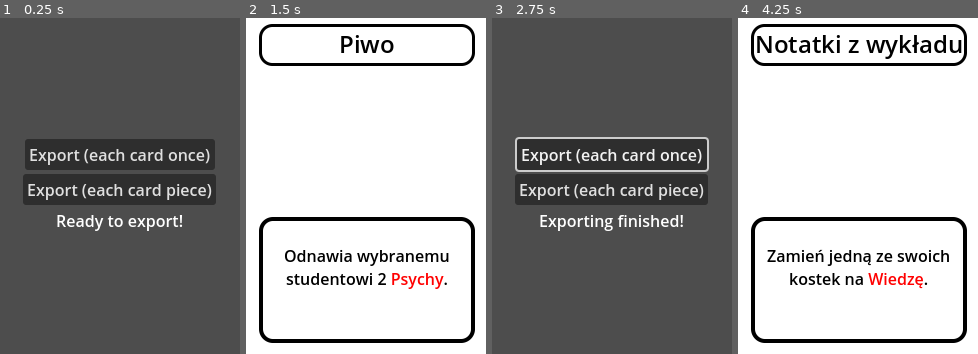
Above: before the commit, frames 1-4 (left to right).
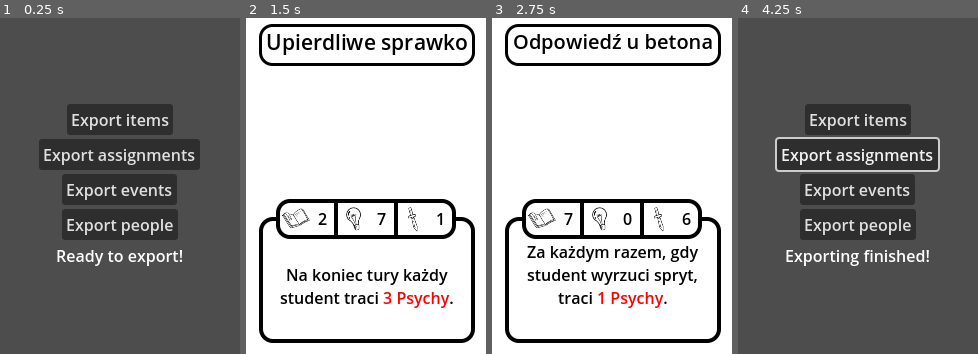
Above: after the commit, the same moments.

Repository: Kris0211/card_gen
Game: Godot game, scene res://Main.tscn
Two runs of this game, one before a commit and one after it. Both use one fixed random seed, a clock stepped at 60 frames per second and the inputs below.
Inputs (mouse positions are in pixels of both pictures, inside the frame that each line leads up to):
- Up to frame 1 (0.25 s): no input
- Up to frame 2 (1.5 s): click (366, 155) at 0.5 s, where only the run before the commit has a clickable "Export (each card once)"; click "Export (each card piece)" (after the commit: "Export items") at 1.25 s
- Up to frame 3 (2.75 s): click (612, 155) at 2 s, where only the run after the commit has a clickable "Export assignments"
- Up to frame 4 (4.25 s): click (858, 189) at 2.75 s, where only the run after the commit has a clickable "Export events"; click (858, 222) at 3.5 s, where only the run after the commit has a clickable "Export people"

The runs differ from the first frame. In frame 1, 16% of the frame differs, in the area x 9-90%, y 25-74%; in frame 2, 9.9%; in frame 3, 98%; in frame 4, 99%, in the area x 0-100%, y 0-100%.

Commit message:
feat: Assignments

Diff:
--- a/Main.gd
+++ b/Main.gd
@@ -1,41 +1,57 @@
 extends Node
-
-var card_paths: Array
 
 @onready var label = $VBC/Label
 
 func _ready():
-	card_paths = CUM.list_files_in_directory("res://cards/")
 	label.text = "Ready to export!"
 
 
-func _on_export_all_button_pressed():
-	_check_export_dir()
-	_batch_export(true)
+func _on_export_once_pressed():
+	_check_export_dir("res://cards/items")
+	_batch_export("res://cards/items", false)
 
 
-func _on_export_once_pressed():
-	_check_export_dir()
-	_batch_export(false)
+func _on_export_all_button_pressed():
+	_check_export_dir("/items/")
+	_batch_export("/items/", true)
 
 
-func _check_export_dir():
+func _on_export_assignments_pressed():
+	_check_export_dir("/assignments/")
+	_batch_export("/assignments/", true)
+
+
+func _on_export_events_pressed():
+	_check_export_dir("/events/")
+	_batch_export("/events/", true)
+
+
+func _on_export_people_pressed():
+	_check_export_dir("/people/")
+	_batch_export("/people/", true)
+
+
+func _check_export_dir(dir: String):
 	if not DirAccess.open("res://exported/"):
 		DirAccess.make_dir_absolute("res://exported/")
+	if not DirAccess.open("res://exported/" + dir):
+		DirAccess.make_dir_absolute("res://exported/" + dir)
 
 
-func _batch_export(include_amount: bool):
+func _batch_export(dir: String, include_amount: bool):
+	var card_paths: Array = CUM.list_files_in_directory("res://cards/" + dir)
 	for card_path in card_paths:
-		label.text = "Exporting: res://cards/" + card_path
-		var card_scene := load("res://cards/" + card_path)
+		label.text = "Exporting: res://cards/" + dir + card_path
+		print("res://cards/" + dir + card_path)
+		var card_scene := load("res://cards/" + dir + card_path)
 		var card_instance: Node = card_scene.instantiate()
 		add_child(card_instance)
 		if include_amount:
 			for piece in range(card_instance.amount):
-				ToImage.save_to("res://exported/" + card_path.left(-5) + str(piece) + ".png")
+				ToImage.save_to("res://exported/" + dir + card_path.left(-5) + str(piece) + ".png")
 				await get_tree().create_timer(get_process_delta_time() * 10).timeout
 		else:
-			ToImage.save_to("res://exported/" + card_path.left(-5) + ".png")
+			ToImage.save_to("res://exported/" + dir + card_path.left(-5) + ".png")
 			await get_tree().create_timer(get_process_delta_time() * 10).timeout
 		remove_child(card_instance)
 	label.text = "Exporting finished!"
--- a/Main.tscn
+++ b/Main.tscn
@@ -14,20 +14,42 @@
 alignment = 1
 
 [node name="ExportOnce" type="Button" parent="VBC"]
+visible = false
 layout_mode = 2
 size_flags_horizontal = 4
 size_flags_vertical = 4
-text = "Export (each card once)"
+text = "Export items (each card once)"
 
-[node name="ExportAll" type="Button" parent="VBC"]
+[node name="ExportItems" type="Button" parent="VBC"]
 layout_mode = 2
 size_flags_horizontal = 4
 size_flags_vertical = 4
-text = "Export (each card piece)"
+text = "Export items"
+
+[node name="ExportAssignments" type="Button" parent="VBC"]
+layout_mode = 2
+size_flags_horizontal = 4
+size_flags_vertical = 4
+text = "Export assignments"
+
+[node name="ExportEvents" type="Button" parent="VBC"]
+layout_mode = 2
+size_flags_horizontal = 4
+size_flags_vertical = 4
+text = "Export events"
+
+[node name="ExportPeople" type="Button" parent="VBC"]
+layout_mode = 2
+size_flags_horizontal = 4
+size_flags_vertical = 4
+text = "Export people"
 
 [node name="Label" type="Label" parent="VBC"]
 layout_mode = 2
 horizontal_alignment = 1
 
 [connection signal="pressed" from="VBC/ExportOnce" to="." method="_on_export_once_pressed"]
-[connection signal="pressed" from="VBC/ExportAll" to="." method="_on_export_all_button_pressed"]
+[connection signal="pressed" from="VBC/ExportItems" to="." method="_on_export_all_button_pressed"]
+[connection signal="pressed" from="VBC/ExportAssignments" to="." method="_on_export_assignments_pressed"]
+[connection signal="pressed" from="VBC/ExportEvents" to="." method="_on_export_events_pressed"]
+[connection signal="pressed" from="VBC/ExportPeople" to="." method="_on_export_people_pressed"]
--- a/cards/Energol.tscn
+++ /dev/null
@@ -1,17 +0,0 @@
-[gd_scene load_steps=2 format=3 uid="uid://c4loj7on84fbb"]
-
-[ext_resource type="PackedScene" uid="uid://b2nm0fw4a8i4t" path="res://logic/BasicCard.tscn" id="1_7bbjx"]
-
-[node name="BasicCard" instance=ExtResource("1_7bbjx")]
-card_name = "Energol"
-card_text = "Otrzymujesz +1 [color=#FF0000]Odwagi[/color]
-w tej turze."
-amount = 15
-
-[node name="Name" parent="." index="1"]
-text = "[center]Energol[/center]"
-
-[node name="CardText" parent="." index="2"]
-text = "
-[center]Otrzymujesz +1 [color=#FF0000]Odwagi[/color]
-w tej turze.[/center]"
--- a/cards/Kebab.tscn
+++ /dev/null
@@ -1,17 +0,0 @@
-[gd_scene load_steps=2 format=3 uid="uid://buyluejy1erip"]
-
-[ext_resource type="PackedScene" uid="uid://b2nm0fw4a8i4t" path="res://logic/BasicCard.tscn" id="1_tl55i"]
-
-[node name="BasicCard" instance=ExtResource("1_tl55i")]
-card_name = "Kebab"
-card_text = "Jednorazowo uniknij utraty [color=#FF0000]psychy[/color].
-"
-amount = 10
-
-[node name="Name" parent="." index="1"]
-text = "[center]Kebab[/center]"
-
-[node name="CardText" parent="." index="2"]
-text = "
-[center]Jednorazowo uniknij utraty [color=#FF0000]psychy[/color].
-[/center]"
--- a/cards/NotatkiZWykladu.tscn
+++ /dev/null
@@ -1,15 +0,0 @@
-[gd_scene load_steps=2 format=3 uid="uid://tvqn314415v7"]
-
-[ext_resource type="PackedScene" uid="uid://b2nm0fw4a8i4t" path="res://logic/BasicCard.tscn" id="1_yfvvk"]
-
-[node name="BasicCard" instance=ExtResource("1_yfvvk")]
-card_name = "Notatki z wykładu"
-card_text = "Zamień jedną ze swoich kostek na [color=#FF0000]Wiedzę[/color]."
-center_text = null
-amount = 8
-
-[node name="Name" parent="." index="1"]
-text = "[center]Notatki z wykładu[/center]"
-
-[node name="CardText" parent="." index="2"]
-text = "[center]Zamień jedną ze swoich kostek na [color=#FF0000]Wiedzę[/color].[/center]"
--- /dev/null
+++ b/cards/assignments/DokumentacjaProjektu.tscn
@@ -0,0 +1,29 @@
+[gd_scene load_steps=2 format=3 uid="uid://cifd2lu5a76py"]
+
+[ext_resource type="PackedScene" uid="uid://d4mlv7l1yrpco" path="res://logic/StatedCard.tscn" id="1_p0b0k"]
+
+[node name="StatedCard" instance=ExtResource("1_p0b0k")]
+first_stat_value = 18
+second_stat_value = 2
+third_stat_value = 4
+card_name = "Dokumentacja Projektu"
+card_text = "Na koniec tury każdy student traci [color=#FF0000]2 Psychy[/color]."
+center_text = true
+amount = 1
+
+[node name="Name" parent="." index="1"]
+theme_override_font_sizes/normal_font_size = 18
+text = "[center]Dokumentacja Projektu[/center]"
+
+[node name="CardText" parent="." index="2"]
+text = "
+[center]Na koniec tury każdy student traci [color=#FF0000]2 Psychy[/color].[/center]"
+
+[node name="Value" parent="Stats/Stat1" index="1"]
+text = "[center]18[/center]"
+
+[node name="Value" parent="Stats/Stat2" index="1"]
+text = "[center]2[/center]"
+
+[node name="Value" parent="Stats/Stat3" index="1"]
+text = "[center]4[/center]"
--- /dev/null
+++ b/cards/assignments/EgzaminUstny.tscn
@@ -0,0 +1,28 @@
+[gd_scene load_steps=2 format=3 uid="uid://bh7spw2iivur0"]
+
+[ext_resource type="PackedScene" uid="uid://d4mlv7l1yrpco" path="res://logic/StatedCard.tscn" id="1_i7bkt"]
+
+[node name="StatedCard" instance=ExtResource("1_i7bkt")]
+first_stat_value = 11
+second_stat_value = 7
+third_stat_value = 13
+card_name = "Egzamin ustny"
+card_text = "Na koniec tury każdy student traci [color=#FF0000]3 Psychy[/color]."
+center_text = true
+amount = 2
+
+[node name="Name" parent="." index="1"]
+text = "[center]Egzamin ustny[/center]"
+
+[node name="CardText" parent="." index="2"]
+text = "
+[center]Na koniec tury każdy student traci [color=#FF0000]3 Psychy[/color].[/center]"
+
+[node name="Value" parent="Stats/Stat1" index="1"]
+text = "[center]11[/center]"
+
+[node name="Value" parent="Stats/Stat2" index="1"]
+text = "[center]7[/center]"
+
+[node name="Value" parent="Stats/Stat3" index="1"]
+text = "[center]13[/center]"
--- /dev/null
+++ b/cards/assignments/KolosZMatmy.tscn
@@ -0,0 +1,27 @@
+[gd_scene load_steps=2 format=3 uid="uid://dxe3c7da2xck0"]
+
+[ext_resource type="PackedScene" uid="uid://d4mlv7l1yrpco" path="res://logic/StatedCard.tscn" id="1_rp6hv"]
+
+[node name="StatedCard" instance=ExtResource("1_rp6hv")]
+first_stat_value = 8
+second_stat_value = 14
+third_stat_value = 8
+card_name = "Kolos z matmy"
+card_text = "Na koniec tury każdy student traci [color=#FF0000]1 Psychy + 1[/color] za każdą turę."
+center_text = false
+amount = 2
+
+[node name="Name" parent="." index="1"]
+text = "[center]Kolos z matmy[/center]"
+
+[node name="CardText" parent="." index="2"]
+text = "[center]Na koniec tury każdy student traci [color=#FF0000]1 Psychy + 1[/color] za każdą turę.[/center]"
+
+[node name="Value" parent="Stats/Stat1" index="1"]
+text = "[center]8[/center]"
+
+[node name="Value" parent="Stats/Stat2" index="1"]
+text = "[center]14[/center]"
+
+[node name="Value" parent="Stats/Stat3" index="1"]
+text = "[center]8[/center]"
--- /dev/null
+++ b/cards/assignments/OdpowiedźUBetona.tscn
@@ -0,0 +1,24 @@
+[gd_scene load_steps=2 format=3 uid="uid://dtjiu1epcgq73"]
+
+[ext_resource type="PackedScene" uid="uid://d4mlv7l1yrpco" path="res://logic/StatedCard.tscn" id="1_uh0iq"]
+
+[node name="StatedCard" instance=ExtResource("1_uh0iq")]
+first_stat_value = 7
+third_stat_value = 6
+card_name = "Odpowiedź u betona"
+card_text = "Za każdym razem, gdy student wyrzuci spryt, traci [color=#FF0000]1 Psychy[/color]."
+center_text = false
+amount = 2
+
+[node name="Name" parent="." index="1"]
+theme_override_font_sizes/normal_font_size = 20
+text = "[center]Odpowiedź u betona[/center]"
+
+[node name="CardText" parent="." index="2"]
+text = "[center]Za każdym razem, gdy student wyrzuci spryt, traci [color=#FF0000]1 Psychy[/color].[/center]"
+
+[node name="Value" parent="Stats/Stat1" index="1"]
+text = "[center]7[/center]"
+
+[node name="Value" parent="Stats/Stat3" index="1"]
+text = "[center]6[/center]"
--- /dev/null
+++ b/cards/assignments/Prezentacja.tscn
@@ -0,0 +1,29 @@
+[gd_scene load_steps=2 format=3 uid="uid://bisaljrwn2wdx"]
+
+[ext_resource type="PackedScene" uid="uid://d4mlv7l1yrpco" path="res://logic/StatedCard.tscn" id="1_l3l5t"]
+
+[node name="StatedCard" instance=ExtResource("1_l3l5t")]
+first_stat_value = 5
+second_stat_value = 2
+third_stat_value = 12
+card_name = "Prezentacja grupowa"
+card_text = "Na koniec tury każdy student traci [color=#FF0000]3 Psychy[/color]."
+center_text = true
+amount = 2
+
+[node name="Name" parent="." index="1"]
+theme_override_font_sizes/normal_font_size = 20
+text = "[center]Prezentacja grupowa[/center]"
+
+[node name="CardText" parent="." index="2"]
+text = "
+[center]Na koniec tury każdy student traci [color=#FF0000]3 Psychy[/color].[/center]"
+
+[node name="Value" parent="Stats/Stat1" index="1"]
+text = "[center]5[/center]"
+
+[node name="Value" parent="Stats/Stat2" index="1"]
+text = "[center]2[/center]"
+
+[node name="Value" parent="Stats/Stat3" index="1"]
+text = "[center]12[/center]"
--- /dev/null
+++ b/cards/assignments/ProjektArtystyczny.tscn
@@ -0,0 +1,29 @@
+[gd_scene load_steps=2 format=3 uid="uid://bm7xwnn0pki4m"]
+
+[ext_resource type="PackedScene" uid="uid://d4mlv7l1yrpco" path="res://logic/StatedCard.tscn" id="1_5s026"]
+
+[node name="StatedCard" instance=ExtResource("1_5s026")]
+first_stat_value = 3
+second_stat_value = 19
+third_stat_value = 2
+card_name = "Projekt artystyczny"
+card_text = "Jeśli student wyrzucił spryt, odzyskuje [color=#FF0000]1 Psychy[/color] na koniec tury. W przeciwnym razie traci [color=#FF0000]4 Psychy[/color]."
+center_text = false
+amount = 2
+
+[node name="Name" parent="." index="1"]
+theme_override_font_sizes/normal_font_size = 22
+text = "[center]Projekt artystyczny[/center]"
+
+[node name="CardText" parent="." index="2"]
+theme_override_font_sizes/normal_font_size = 15
+text = "[center]Jeśli student wyrzucił spryt, odzyskuje [color=#FF0000]1 Psychy[/color] na koniec tury. W przeciwnym razie traci [color=#FF0000]4 Psychy[/color].[/center]"
+
+[node name="Value" parent="Stats/Stat1" index="1"]
+text = "[center]3[/center]"
+
+[node name="Value" parent="Stats/Stat2" index="1"]
+text = "[center]19[/center]"
+
+[node name="Value" parent="Stats/Stat3" index="1"]
+text = "[center]2[/center]"
--- /dev/null
+++ b/cards/assignments/ProjektWTerenie.tscn
@@ -0,0 +1,28 @@
+[gd_scene load_steps=2 format=3 uid="uid://ckpy48f78mv0e"]
+
+[ext_resource type="PackedScene" uid="uid://d4mlv7l1yrpco" path="res://logic/StatedCard.tscn" id="1_t6k4e"]
+
+[node name="StatedCard" instance=ExtResource("1_t6k4e")]
+first_stat_value = 3
+second_stat_value = 13
+third_stat_value = 12
+card_name = "Projekt w terenie"
+card_text = "Na koniec tury każdy student traci [color=#FF0000]1 Psychy[/color]."
+center_text = true
+amount = 2
+
+[node name="Name" parent="." index="1"]
+text = "[center]Projekt w terenie[/center]"
+
+[node name="CardText" parent="." index="2"]
+text = "
+[center]Na koniec tury każdy student traci [color=#FF0000]1 Psychy[/color].[/center]"
+
+[node name="Value" parent="Stats/Stat1" index="1"]
+text = "[center]3[/center]"
+
+[node name="Value" parent="Stats/Stat2" index="1"]
+text = "[center]13[/center]"
+
+[node name="Value" parent="Stats/Stat3" index="1"]
+text = "[center]12[/center]"
--- /dev/null
+++ b/cards/assignments/Sprawko.tscn
@@ -0,0 +1,28 @@
+[gd_scene load_steps=2 format=3 uid="uid://fycppet1evjr"]
+
+[ext_resource type="PackedScene" uid="uid://d4mlv7l1yrpco" path="res://logic/StatedCard.tscn" id="1_bscjf"]
+
+[node name="StatedCard" instance=ExtResource("1_bscjf")]
+first_stat_value = 10
+second_stat_value = 7
+third_stat_value = 5
+card_name = "Nudne sprawko"
+card_text = "Na koniec tury każdy student traci [color=#FF0000]2 Psychy[/color]."
+center_text = true
+amount = 2
+
+[node name="Name" parent="." index="1"]
+text = "[center]Nudne sprawko[/center]"
+
+[node name="CardText" parent="." index="2"]
+text = "
+[center]Na koniec tury każdy student traci [color=#FF0000]2 Psychy[/color].[/center]"
+
+[node name="Value" parent="Stats/Stat1" index="1"]
+text = "[center]10[/center]"
+
+[node name="Value" parent="Stats/Stat2" index="1"]
+text = "[center]7[/center]"
+
+[node name="Value" parent="Stats/Stat3" index="1"]
+text = "[center]5[/center]"
--- /dev/null
+++ b/cards/assignments/UpierdliweSprawko.tscn
@@ -0,0 +1,29 @@
+[gd_scene load_steps=2 format=3 uid="uid://cilout47yjq72"]
+
+[ext_resource type="PackedScene" uid="uid://d4mlv7l1yrpco" path="res://logic/StatedCard.tscn" id="1_yc0ne"]
+
+[node name="StatedCard" instance=ExtResource("1_yc0ne")]
+first_stat_value = 2
+second_stat_value = 7
+third_stat_value = 1
+card_name = "Upierdliwe sprawko"
+card_text = "Na koniec tury każdy student traci [color=#FF0000]3 Psychy[/color]."
+center_text = true
+amount = 2
+
+[node name="Name" parent="." index="1"]
+theme_override_font_sizes/normal_font_size = 21
+text = "[center]Upierdliwe sprawko[/center]"
+
+[node name="CardText" parent="." index="2"]
+text = "
+[center]Na koniec tury każdy student traci [color=#FF0000]3 Psychy[/color].[/center]"
+
+[node name="Value" parent="Stats/Stat1" index="1"]
+text = "[center]2[/center]"
+
+[node name="Value" parent="Stats/Stat2" index="1"]
+text = "[center]7[/center]"
+
+[node name="Value" parent="Stats/Stat3" index="1"]
+text = "[center]1[/center]"
--- /dev/null
+++ b/cards/assignments/Wejsciowka.tscn
@@ -0,0 +1,27 @@
+[gd_scene load_steps=2 format=3 uid="uid://dbiaq0a0aby17"]
+
+[ext_resource type="PackedScene" uid="uid://d4mlv7l1yrpco" path="res://logic/StatedCard.tscn" id="1_j4ge4"]
+
+[node name="StatedCard" instance=ExtResource("1_j4ge4")]
+first_stat_value = 4
+second_stat_value = 4
+third_stat_value = 4
+card_name = "Wejściówka"
+card_text = "Jeśli nie zostanie rozwiązana w ciągu jednej tury, to znika i każdy student traci [color=#FF0000]5 Psychy[/color]."
+center_text = false
+amount = 2
+
+[node name="Name" parent="." index="1"]
+text = "[center]Wejściówka[/center]"
+
+[node name="CardText" parent="." index="2"]
+text = "[center]Jeśli nie zostanie rozwiązana w ciągu jednej tury, to znika i każdy student traci [color=#FF0000]5 Psychy[/color].[/center]"
+
+[node name="Value" parent="Stats/Stat1" index="1"]
+text = "[center]4[/center]"
+
+[node name="Value" parent="Stats/Stat2" index="1"]
+text = "[center]4[/center]"
+
+[node name="Value" parent="Stats/Stat3" index="1"]
+text = "[center]4[/center]"
--- /dev/null
+++ b/cards/items/Energol.tscn
@@ -0,0 +1,17 @@
+[gd_scene load_steps=2 format=3 uid="uid://bdjhine4yr5qy"]
+
+[ext_resource type="PackedScene" uid="uid://b2nm0fw4a8i4t" path="res://logic/BasicCard.tscn" id="1_rps14"]
+
+[node name="BasicCard" instance=ExtResource("1_rps14")]
+card_name = "Energol"
+card_text = "Otrzymujesz +1 [color=#FF0000]Odwagi[/color]
+w tej turze."
+center_text = null
+amount = 15
+
+[node name="Name" parent="." index="1"]
+text = "[center]Energol[/center]"
+
+[node name="CardText" parent="." index="2"]
+text = "[center]Otrzymujesz +1 [color=#FF0000]Odwagi[/color]
+w tej turze.[/center]"
--- /dev/null
+++ b/cards/items/Kebab.tscn
@@ -0,0 +1,17 @@
+[gd_scene load_steps=2 format=3 uid="uid://buyluejy1erip"]
+
+[ext_resource type="PackedScene" uid="uid://b2nm0fw4a8i4t" path="res://logic/BasicCard.tscn" id="1_ho6wt"]
+
+[node name="BasicCard" instance=ExtResource("1_ho6wt")]
+card_name = "Kebab"
+card_text = "Jednorazowo uniknij utraty [color=#FF0000]Psychy[/color].
+"
+amount = 10
+
+[node name="Name" parent="." index="1"]
+text = "[center]Kebab[/center]"
+
+[node name="CardText" parent="." index="2"]
+text = "
+[center]Jednorazowo uniknij utraty [color=#FF0000]Psychy[/color].
+[/center]"
--- /dev/null
+++ b/cards/items/NotatkiZWykladu.tscn
@@ -0,0 +1,15 @@
+[gd_scene load_steps=2 format=3 uid="uid://b75lo7jqb5e2c"]
+
+[ext_resource type="PackedScene" uid="uid://b2nm0fw4a8i4t" path="res://logic/BasicCard.tscn" id="1_k0mq5"]
+
+[node name="BasicCard" instance=ExtResource("1_k0mq5")]
+card_name = "Notatki z wykładu"
+card_text = "Zamień jedną ze swoich kostek na [color=#FF0000]Wiedzę[/color]."
+amount = 8
+
+[node name="Name" parent="." index="1"]
+text = "[center]Notatki z wykładu[/center]"
+
+[node name="CardText" parent="." index="2"]
+text = "
+[center]Zamień jedną ze swoich kostek na [color=#FF0000]Wiedzę[/color].[/center]"
--- a/logic/StatedCard.gd
+++ b/logic/StatedCard.gd
@@ -20,6 +20,6 @@
 	first_icon.texture = first_stat_icon
 	second_icon.texture = second_stat_icon
 	third_icon.texture = third_stat_icon
-	#first_value.text = "[center]" + str(first_stat_value) + "[/center]"
-	#second_value.text = "[center]" + str(second_stat_value) + "[/center]"
-	#third_value.text = "[center]" + str(third_stat_value) + "[/center]"
+	first_value.text = "[center]" + str(first_stat_value) + "[/center]"
+	second_value.text = "[center]" + str(second_stat_value) + "[/center]"
+	third_value.text = "[center]" + str(third_stat_value) + "[/center]"
--- a/logic/StatedCard.tscn
+++ b/logic/StatedCard.tscn
@@ -1,7 +1,10 @@
-[gd_scene load_steps=3 format=3 uid="uid://d4mlv7l1yrpco"]
+[gd_scene load_steps=6 format=3 uid="uid://d4mlv7l1yrpco"]
 
 [ext_resource type="Script" path="res://logic/StatedCard.gd" id="1_8off8"]
+[ext_resource type="Texture2D" uid="uid://cdg4mwrpolh6q" path="res://graphics/KSIAZKA.png" id="2_3fn57"]
 [ext_resource type="Texture2D" uid="uid://b56orrbihig7" path="res://graphics/student.png" id="2_6mxsm"]
+[ext_resource type="Texture2D" uid="uid://ded20bet3dhed" path="res://graphics/ZAROWKA.png" id="3_nd12q"]
+[ext_resource type="Texture2D" uid="uid://byulcsa5c0m6o" path="res://graphics/MIECZ.png" id="4_6exss"]
 
 [node name="StatedCard" type="Control"]
 layout_mode = 3
@@ -11,7 +14,11 @@
 grow_horizontal = 2
 grow_vertical = 2
 script = ExtResource("1_8off8")
-amount = null
+first_stat_icon = ExtResource("2_3fn57")
+second_stat_icon = ExtResource("3_nd12q")
+third_stat_icon = ExtResource("4_6exss")
+center_text = null
+amount = true
 
 [node name="TextureRect" type="TextureRect" parent="."]
 layout_mode = 1
@@ -66,11 +73,14 @@
 offset_bottom = 40.0
 
 [node name="Icon" type="TextureRect" parent="Stats/Stat1"]
+modulate = Color(0, 0, 0, 1)
 layout_mode = 0
 offset_left = 4.0
 offset_top = 4.0
-offset_right = 35.0
+offset_right = 36.0
 offset_bottom = 36.0
+texture = ExtResource("2_3fn57")
+expand_mode = 1
 
 [node name="Value" type="RichTextLabel" parent="Stats/Stat1"]
 layout_mode = 0
@@ -80,8 +90,7 @@
 offset_bottom = 33.0
 theme_override_colors/default_color = Color(0, 0, 0, 1)
 bbcode_enabled = true
-text = "
-"
+text = "[center]0[/center]"
 scroll_active = false
 
 [node name="Stat2" type="Control" parent="Stats"]
@@ -92,9 +101,12 @@
 offset_bottom = 36.0
 
 [node name="Icon" type="TextureRect" parent="Stats/Stat2"]
+modulate = Color(0, 0, 0, 1)
 layout_mode = 0
-offset_right = 27.0
+offset_right = 32.0
 offset_bottom = 32.0
+texture = ExtResource("3_nd12q")
+expand_mode = 1
 
 [node name="Value" type="RichTextLabel" parent="Stats/Stat2"]
 layout_mode = 0
@@ -104,6 +116,7 @@
 offset_bottom = 28.0
 theme_override_colors/default_color = Color(0, 0, 0, 1)
 bbcode_enabled = true
+text = "[center]0[/center]"
 scroll_active = false
 
 [node name="Stat3" type="Control" parent="Stats"]
@@ -114,9 +127,12 @@
 offset_bottom = 36.0
 
 [node name="Icon" type="TextureRect" parent="Stats/Stat3"]
+modulate = Color(0, 0, 0, 1)
 layout_mode = 0
-offset_right = 25.0
+offset_right = 32.0
 offset_bottom = 32.0
+texture = ExtResource("4_6exss")
+expand_mode = 1
 
 [node name="Value" type="RichTextLabel" parent="Stats/Stat3"]
 layout_mode = 0
@@ -126,4 +142,5 @@
 offset_bottom = 25.0
 theme_override_colors/default_color = Color(0, 0, 0, 1)
 bbcode_enabled = true
+text = "[center]0[/center]"
 scroll_active = false
Not shown: 1 places in cards/items/KarnetNaSilke.tscn that only renumber resources
Not shown: 1 places in cards/items/Kawa.tscn that only renumber resources
Not shown: 1 places in cards/items/Orenzada.tscn that only renumber resources
Not shown: 1 places in cards/items/Piwo.tscn that only renumber resources
Not shown: 1 places in cards/items/Pizza.tscn that only renumber resources
Not shown: 1 places in cards/items/PrzeciekiZKolosa.tscn that only renumber resources
Not shown: 1 places in cards/items/SzablonEgzaminu.tscn that only renumber resources
Not shown: 1 places in cards/items/ZarwanaNocka.tscn that only renumber resources
Binary file added: graphics/KSIAZKA.png
Not shown, added: graphics/KSIAZKA.png.import
Binary file added: graphics/MIECZ.png
Not shown, added: graphics/MIECZ.png.import
(and 2 more such lines)
